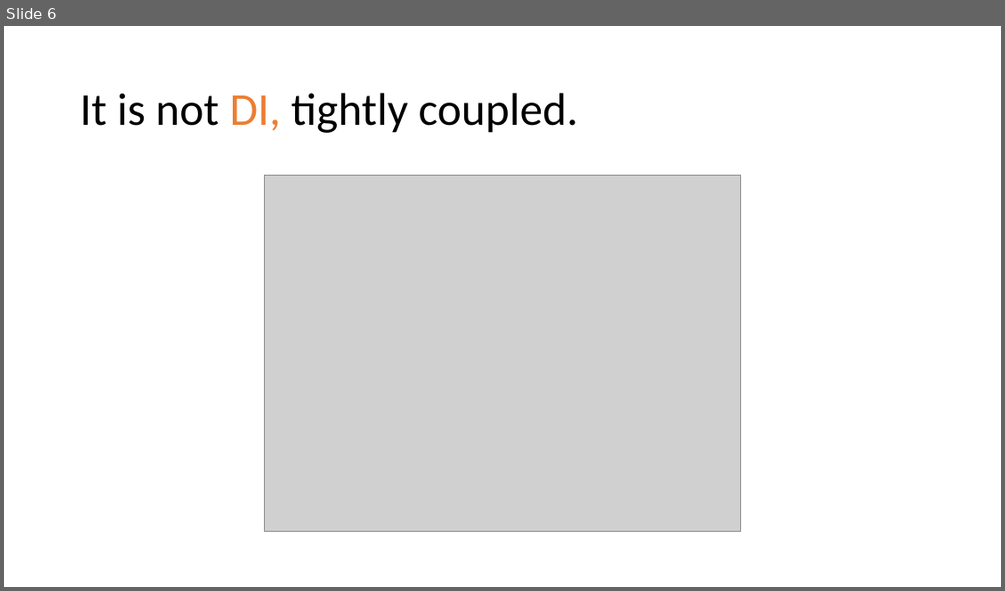
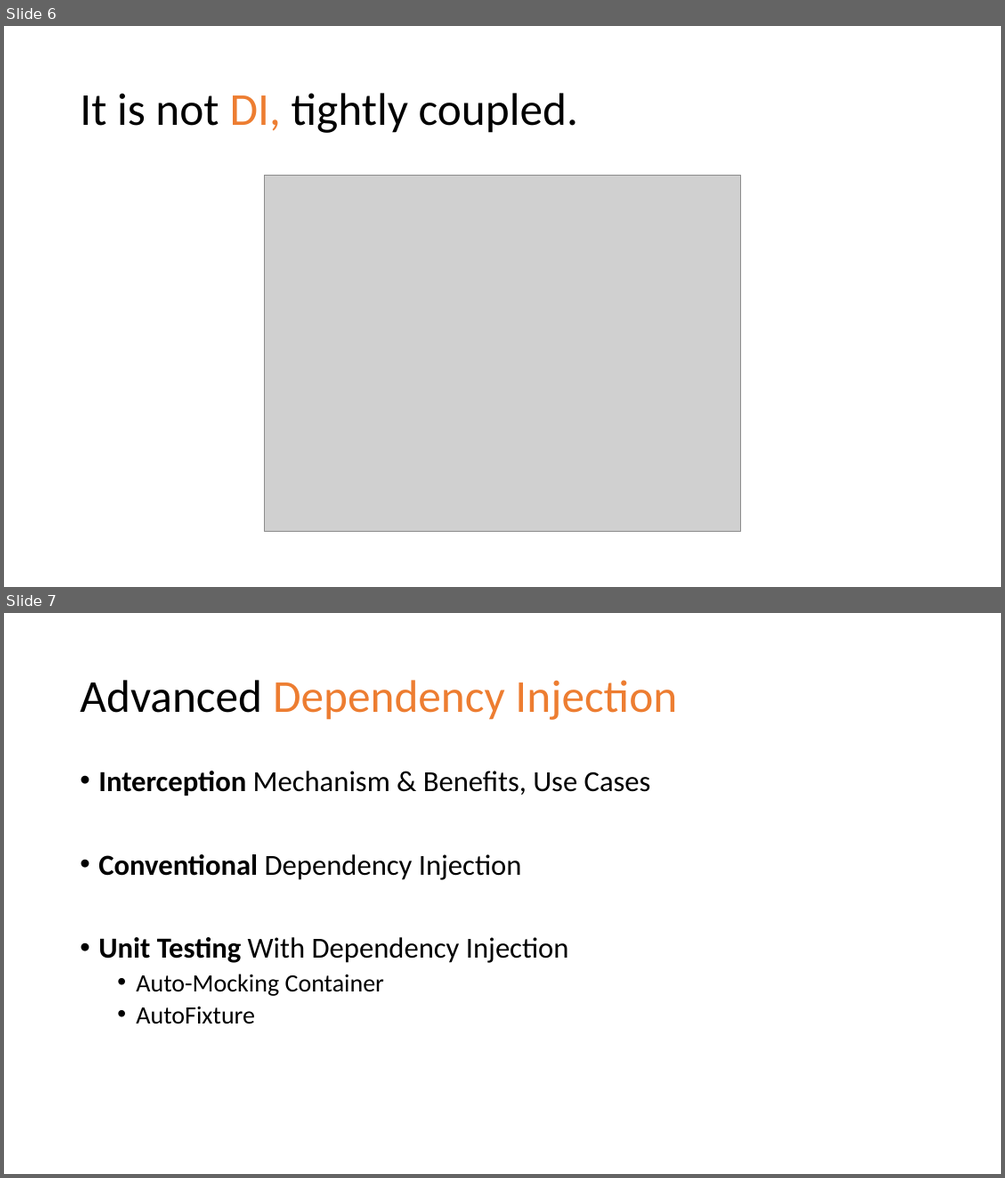
Before and after one commit to osoykan/Samples, a slide deck: DependencyInjectionCourse/Dependency Injection.pptx. Shown one above the other, each under a label of ours: slide 6 before the commit, slides 6 and 7 after it. The pictures are 1005x591 and 1005x1178 pixels, drawn with LibreOffice and Linux fonts; fonts in the diff are those of the drawing; grey boxes stand for pictures. Boxes give left, top, right and bottom in pixels: in the first picture for what was removed or moved away, otherwise in the second. Text is boxed around its words. In the diff, an @@ line names an element or a change of style, - is before the commit and + after.

Commit message:
refactor & powerpoint update

```diff
--- a/DependencyInjectionCourse/Dependency Injection.pptx
+++ b/DependencyInjectionCourse/Dependency Injection.pptx
@@ slide 7 added at [4,613,1001,1174], background #FFFFFF @@
@@ title added at [80,680,677,720], 44 pt, text #ED7D31 @@
+Advanced Dependency Injection
@@ text added at [98,771,651,1024], 28 pt, text #000000 @@
+• Interception Mechanism & Benefits, Use Cases
+• Conventional Dependency Injection
+• Unit Testing With Dependency Injection
+  • Auto-Mocking Container
+  • AutoFixture
```
Also in this commit, not shown: 9 other files.
